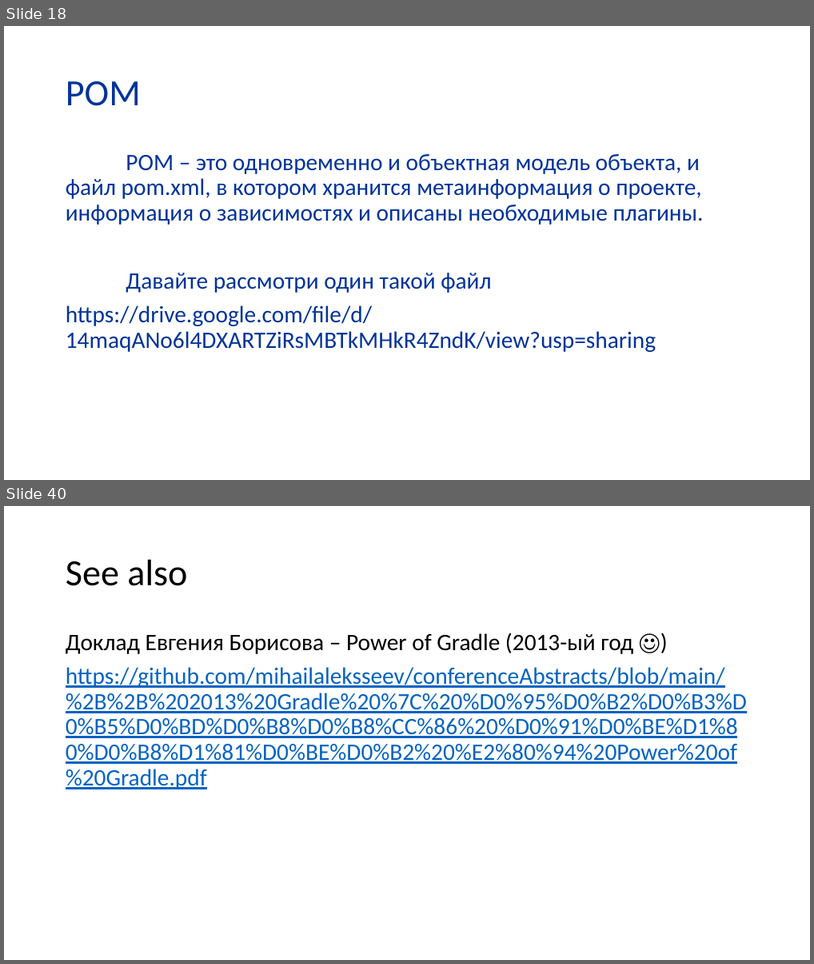
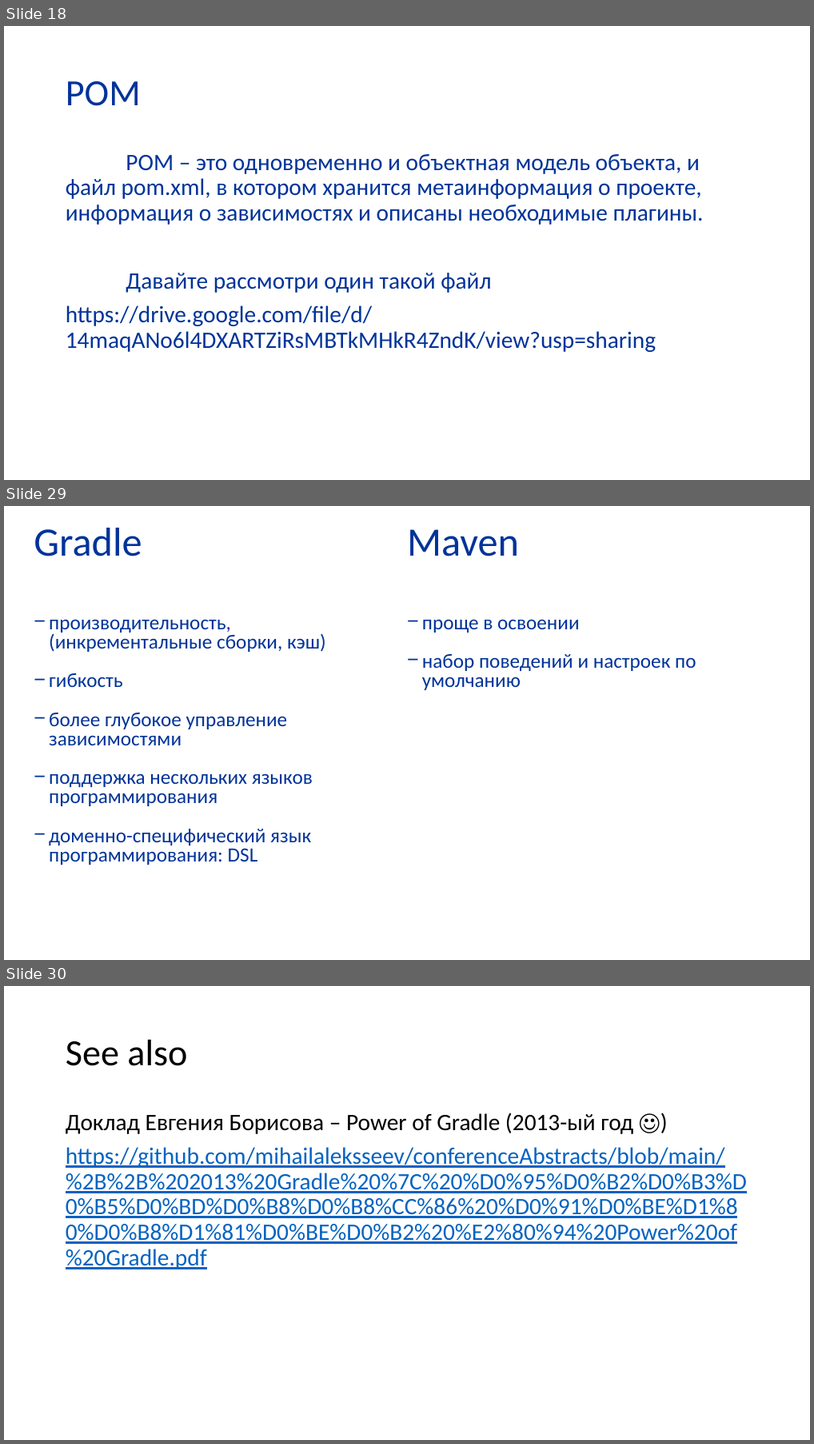
Before and after one commit to butenko-or/programming-technologies, a slide deck: PT_build_systems.pptx. Shown one above the other, each under a label of ours: slides 18 and 40 before the commit, slides 18, 29 and 30 after it; the slides between them are not shown. The pictures are 814x964 and 814x1444 pixels, drawn with LibreOffice and Linux fonts; fonts in the diff are those of the drawing; background and template pictures are left out. Boxes give left, top, right and bottom in pixels: in the first picture for what was removed or moved away, otherwise in the second. Text is boxed around its words. In the diff, an @@ line names an element or a change of style, - is before the commit and + after.

```diff
--- a/PT_build_systems.pptx
+++ b/PT_build_systems.pptx
@@ slide 29 added at (x1=4, y1=506, x2=810, y2=960), background picture (left out) @@
@@ text added at (x1=34, y1=528, x2=519, y2=556), 48 pt, text #003399 @@
+Gradle
+Maven
@@ text added at (x1=49, y1=619, x2=696, y2=864), 24 pt, text #003399 @@
+− производительность,
+  (инкрементальные сборки, кэш)
+− гибкость
+− более глубокое управление зависимостями
+− поддержка нескольких языков программирования
+− доменно-специфический язык программирования: DSL
+− проще в освоении
+− набор поведений и настроек по умолчанию
@@ what was slide 40 is now slide 30 @@
```
Also in this commit, not shown: 3 slides changed, 7 other slides added, 18 slides removed.
